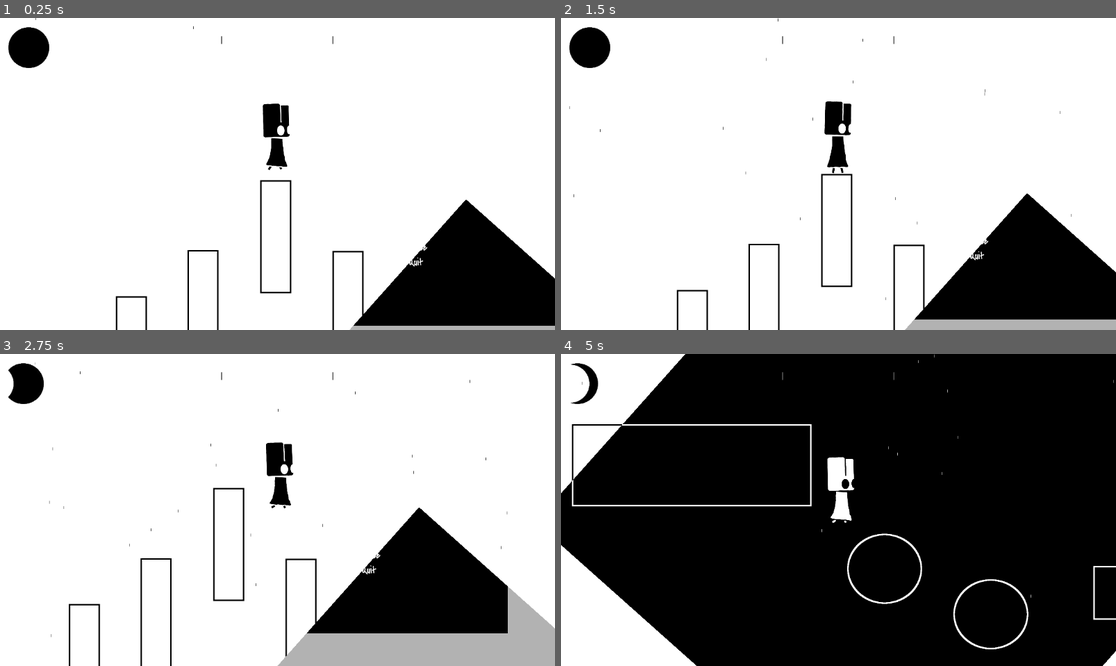
Above: before the commit, frames 1-4 (two rows, left to right).
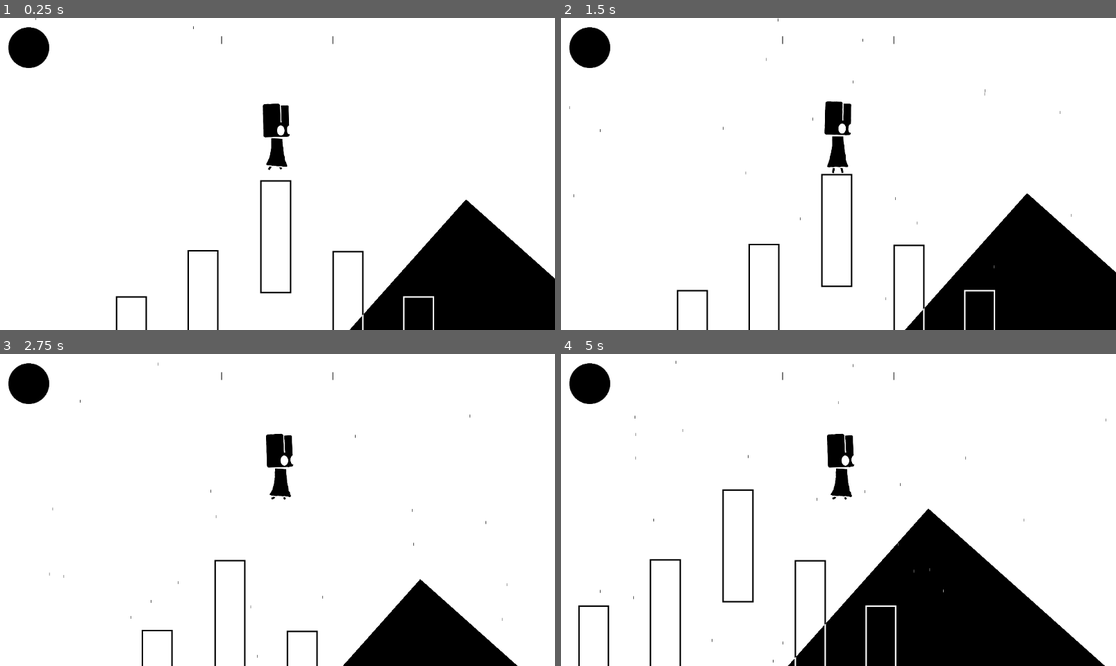
Above: after the commit, the same moments.

Repository: a-fun-gi/contrast
Game: Godot game, scene res://scenes/main_2.tscn
Same seed, same stepped clock (60 frames per second), same inputs: the game is played once before the commit and once after it. This scene is started directly instead of the project's main scene.
Inputs (mouse positions are in pixels of both pictures, inside the frame that each line leads up to):
- Up to frame 1 (0.25 s): no input
- Up to frame 2 (1.5 s): click (977, 227) at 0.5 s, where only the run before the commit has a clickable "Play"; click (977, 227) at 1.25 s, where only the run before the commit has a clickable "Play"
- Up to frame 3 (2.75 s): tap Enter (ui_accept) at 2, 2.1 s; hold D (player_right) from 2.03 s (still down); tap W (player_jump) at 2.27 s
- Up to frame 4 (5 s): tap Enter (ui_accept) at 2.85, 3.6, 4.35 s; tap W (player_jump) at 3.02, 4.52 s; release D (player_right) at 3.53 s; hold A (player_left) 3.53-4.28 s; hold D (player_right) from 4.28 s (still down)

The runs differ from the first frame. In frame 1, 0.6% of the frame differs, in the area x 62-100%, y 72-100%; in frame 2, 1.4%; in frame 3, 15%; in frame 4, 76%, in the area x 0-100%, y 0-100%.
Error after the commit: Parse Error: Identifier "data" not declared in the current scope. (res://scenes/game_manager.gd:64)

Commit message:
move functions from loop manager to game manager

Diff:
--- a/godot/scenes/dropzone.gd
+++ b/godot/scenes/dropzone.gd
@@ -1,6 +1,5 @@
 extends Area2D
-@onready var loop_manager: Node = %LoopManager
 
 func _on_body_entered(body: CharacterBody2D) -> void:
 	body.reset()
-	loop_manager.change_health(-1)
+	GameManager.change_health(-1)
--- a/godot/scenes/game_manager.gd
+++ b/godot/scenes/game_manager.gd
@@ -59,3 +59,14 @@
 		instances.c_level = null
 		instances.c_level = level.instantiate()
 		add_child(instances.c_level)
+
+func change_health(addend):
+	data.health += addend
+	print(data.health)
+	if data.health < 0:
+		player.die()
+	return data.health
+
+func _input(event: InputEvent) -> void:
+	if event.is_action_pressed("pause"):
+		pause(true)
--- a/godot/scenes/main.tscn
+++ b/godot/scenes/main.tscn
@@ -1,6 +1,5 @@
 [gd_scene format=3 uid="uid://dcfub1tbypo17"]
 
-[ext_resource type="Script" uid="uid://xja4q0shbta6" path="res://scenes/maingameloopmanager.gd" id="1_choun"]
 [ext_resource type="PackedScene" uid="uid://b421st8117udf" path="res://scenes/player_2.tscn" id="1_o5qli"]
 [ext_resource type="Texture2D" uid="uid://dqhf6qw15neb" path="res://assets/terrain_w.png" id="1_tipki"]
 [ext_resource type="PackedScene" uid="uid://g2uu3ncq40g4" path="res://scenes/terrain/large_rect.tscn" id="2_0wfyh"]
@@ -327,10 +326,6 @@
 [node name="main" type="Node2D" unique_id=1593916627]
 process_mode = 1
 
-[node name="LoopManager" type="Node" parent="." unique_id=312628614]
-unique_name_in_owner = true
-script = ExtResource("1_choun")
-
 [node name="Parallax2D" type="Parallax2D" parent="." unique_id=711210797]
 scroll_scale = Vector2(0, 0)
 
@@ -342,6 +337,7 @@
 region_rect = Rect2(401.0051, 351.10455, 945.8091, 295.74884)
 
 [node name="player" parent="." unique_id=1473186542 instance=ExtResource("1_o5qli")]
+unique_name_in_owner = true
 scale = Vector2(0.7, 0.7)
 
 [node name="Camera2D" type="Camera2D" parent="player" unique_id=969756227]
--- a/godot/scenes/main_2.tscn
+++ b/godot/scenes/main_2.tscn
@@ -1,6 +1,5 @@
 [gd_scene format=3 uid="uid://de2ojt5cxd0hp"]
 
-[ext_resource type="Script" uid="uid://xja4q0shbta6" path="res://scenes/maingameloopmanager.gd" id="1_l0l3m"]
 [ext_resource type="Texture2D" uid="uid://dqhf6qw15neb" path="res://assets/terrain_w.png" id="2_owpos"]
 [ext_resource type="PackedScene" uid="uid://b421st8117udf" path="res://scenes/player_2.tscn" id="3_f241j"]
 [ext_resource type="Texture2D" uid="uid://d3rdkg7dkxrcp" path="res://scenes/terrain/rain.tres" id="4_1k1ng"]
@@ -132,10 +131,6 @@
 
 [node name="main2" type="Node2D" unique_id=312754921]
 
-[node name="LoopManager" type="Node" parent="." unique_id=1815093461]
-unique_name_in_owner = true
-script = ExtResource("1_l0l3m")
-
 [node name="Parallax2D" type="Parallax2D" parent="." unique_id=1162857154]
 scroll_offset = Vector2(4, 4)
 
@@ -147,6 +142,7 @@
 region_rect = Rect2(401.0051, 351.10455, 945.8091, 295.74884)
 
 [node name="player" parent="." unique_id=1473186542 instance=ExtResource("3_f241j")]
+unique_name_in_owner = true
 scale = Vector2(0.7, 0.7)
 
 [node name="rain" type="GPUParticles2D" parent="player" unique_id=1895587832]
--- a/godot/scenes/ui/life_counter.gd
+++ b/godot/scenes/ui/life_counter.gd
@@ -1,5 +1,4 @@
 extends CanvasLayer
-@onready var loop_manager: Node = %LoopManager
 @export var life_textures: Array[Texture2D]
 @onready var rect: TextureRect = $hud/AspectRatioContainer/TextureRect
 @onready var player: CharacterBody2D = $"../player"
@@ -15,7 +14,7 @@
 	_update_life_display()
 
 func _update_life_display() -> void:
-	life = loop_manager.health
+	life = GameManager.data.health
 	if life_textures.size() > 0:
 		rect.texture = life_textures[life]
 	if player.unstable:
@@ -24,7 +23,7 @@
 		elif not player.inverted and bar.scale.x < 1:
 			bar.scale.x += 0.0045
 		if (bar.scale.x >= 1 or bar.scale.x <= -1) and (Time.get_ticks_msec() >= past + 1000):
-			loop_manager.change_health(-1)
+			GameManager.change_health(-1)
 			past = Time.get_ticks_msec()
 	else:
 		bar.scale.x = 0
